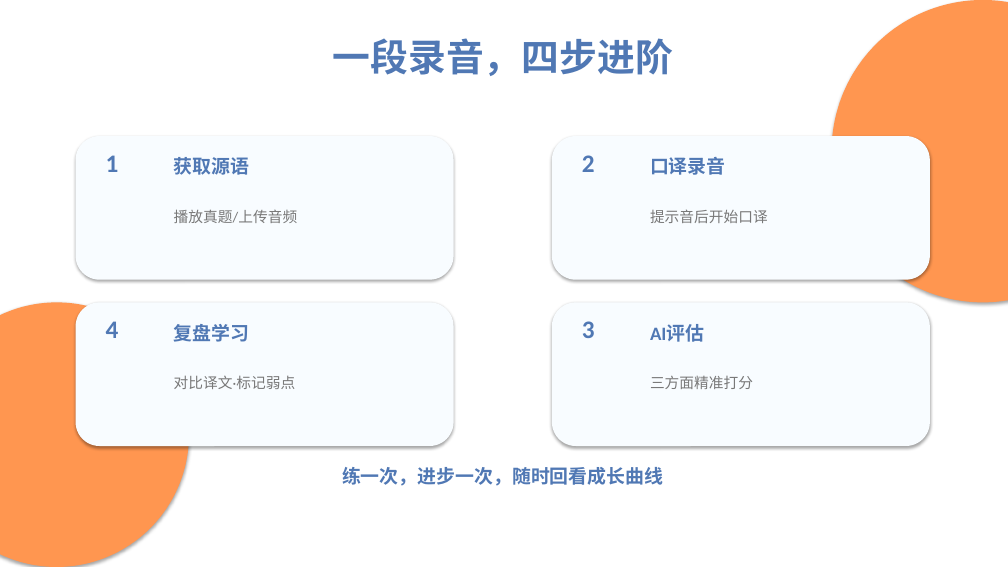
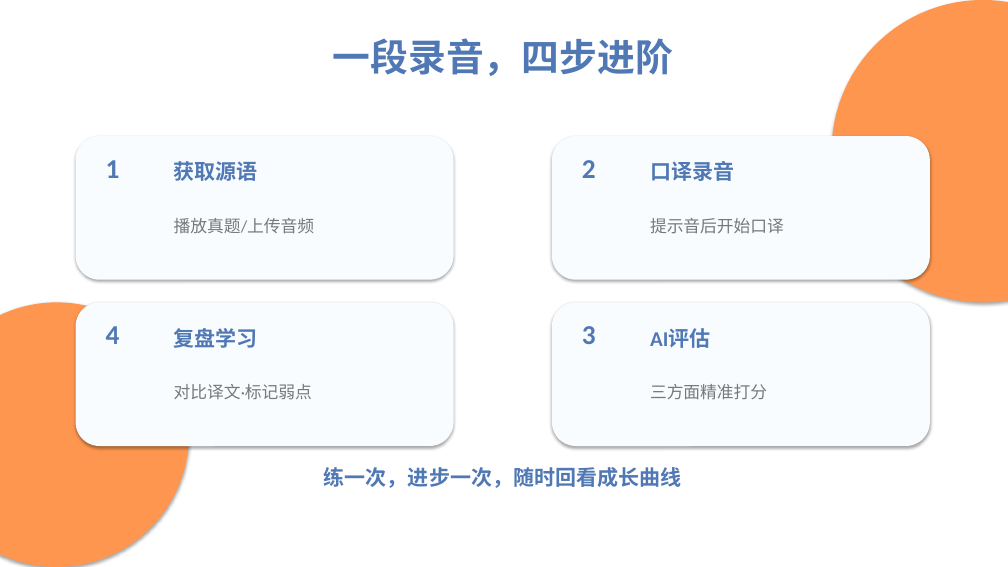
Before and after one commit to joannopan0124-hash/clone-git, a slide deck: slide 8 of 智能对话伙伴_创新版式.pptx. Drawn at 1008x567 pixels with LibreOffice and Linux fonts; fonts in the diff are those of the drawing. Boxes give left, top, right and bottom in pixels: in the first picture for what was removed or moved away, otherwise in the second. Text is boxed around its words. In the diff, an @@ line names an element or a change of style, - is before the commit and + after.

Commit message:
feat: 英语学习口译智能体PPT

```diff
--- a/智能对话伙伴_创新版式.pptx
+++ b/智能对话伙伴_创新版式.pptx
@@ text "播放真题/上传音频": place and size @@
-text "播放真题/上传音频" at [174,209,298,223]
+text "播放真题/上传音频" at [174,218,314,234]
@@ text "提示音后开始口译": place and size @@
-text "提示音后开始口译" at [650,209,768,223]
+text "提示音后开始口译" at [650,218,784,234]
@@ size 24 to 26 pt in 4 elements at [106,160,120,178], [582,160,596,178], [582,326,596,344], [106,326,120,344] @@
@@ size 18 to 20 pt in 5 elements at [324,467,682,488], [174,161,258,181], [650,161,734,181], [650,328,710,348], [174,328,258,348] @@
@@ size 14 to 16 pt in 4 elements at [174,218,314,234], [650,218,784,234], [650,384,767,400], [174,384,312,400] @@
@@ text "对比译文·标记弱点": place and size @@
-text "对比译文·标记弱点" at [174,376,296,389]
+text "对比译文·标记弱点" at [174,384,312,400]
@@ text "三方面精准打分": place and size @@
-text "三方面精准打分" at [650,376,753,389]
+text "三方面精准打分" at [650,384,767,400]
```
Also in this commit, not shown: 8 other slides changed, 1 other file.
